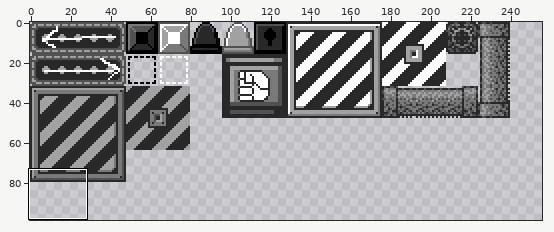
Two versions of one sprite sheet, resources/tilesets/tiled_files/factoryt.png. The first picture is a wide view before the edit; the outline marks the close-up.
Close-up. Before the commit:
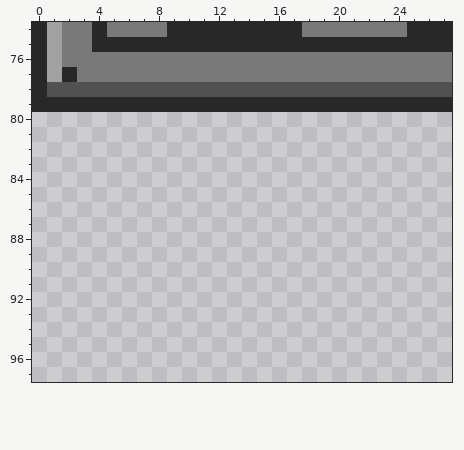
The file is 256x336 pixels. Shown: x 0..27, y 74..97. The wide view leaves out empty margins. The commit also changed other parts of the picture, which this record leaves out.
New version:
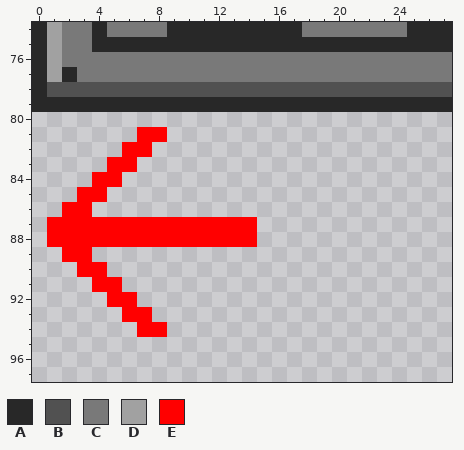
Palette (. is transparent): A #282828  B #515151  C #797979  D #a1a1a1  E #ff0000
The edit:
Colour E is added in row 81 at x 7 to 8; in row 82 at x 6 to 7; in row 83 at x 5 to 6; in row 84 at x 4 to 5; in row 85 at x 3 to 4; in row 86 at x 2 to 3.
Colour E is added in rows 87 to 88 at x 1 to 14; in row 89 at x 2 to 3; in row 90 at x 3 to 4; in row 91 at x 4 to 5; in row 92 at x 5 to 6; in row 93 at x 6 to 7.
Colour E is added in row 94 at x 7 to 8.
Pixel boxes of the changes (left, top, right, bottom) in both close-ups:
added: (47, 127, 257, 337)
